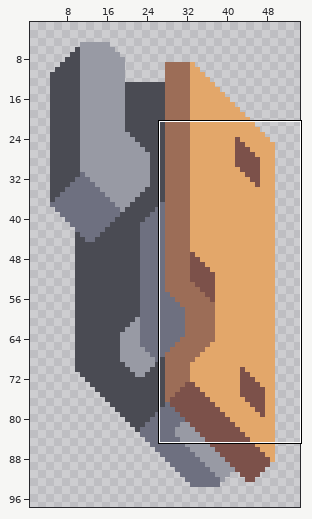
Sprite sheet: assets/sprites/blocks/turrets/clevicure/clevicure-mid-r.png. The picture above shows the old version from afar; the outline marks the close-up.
Close-up. First the earlier version:
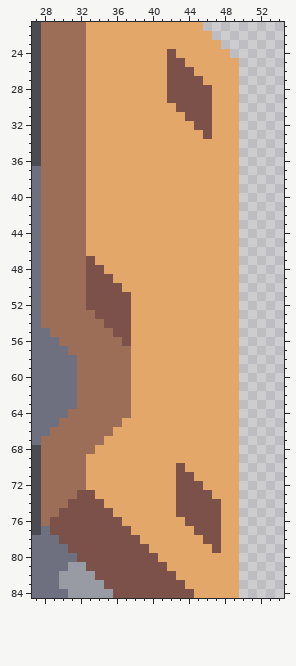
The file is 55x99 pixels. Shown: x 27..54, y 21..84. The wide view leaves out empty margins.
The result:
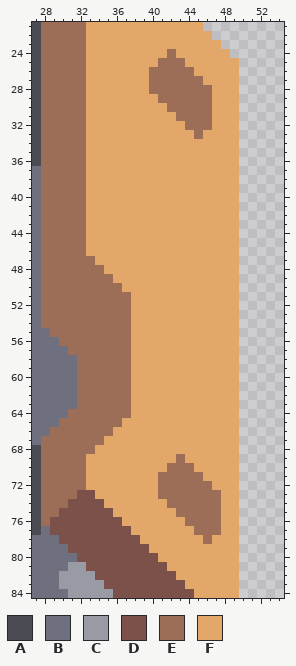
Palette (. is transparent): A #4a4b53  B #6e7080  C #989aa4  D #7c514a  E #9c6d57  F #e3a76a
From old to new:
Colour D becomes colour E in row 24 at x 42; in row 25 at x 42 to 43; in row 26 at x 42 to 44; in row 27 at x 42 to 45; in rows 28 to 29 at x 42 to 46; in row 30 at x 43 to 46.
Colour D becomes colour E in row 31 at x 44 to 46; in row 32 at x 45 to 46; in row 47 at x 33; in row 48 at x 33 to 34; in row 49 at x 33 to 35; in row 50 at x 33 to 36.
Colour D becomes colour E in rows 51 to 52 at x 33 to 37; in row 53 at x 34 to 37; in row 54 at x 35 to 37; in row 55 at x 36 to 37; in row 56 at x 37; in row 70 at x 43.
Colour D becomes colour E in row 71 at x 43 to 44; in row 72 at x 43 to 45; in row 73 at x 43 to 46; in rows 74 to 75 at x 43 to 47; in row 76 at x 44 to 47; in row 77 at x 45 to 47.
Colour D becomes colour E in row 78 at x 46.
Colour F becomes colour E in row 25 at x 41; in rows 26 to 28 at x 40 to 41; in row 29 at x 41; in row 30 at x 42; in row 31 at x 43; in row 32 at x 44.
Colour F becomes colour E in row 33 at x 45; in row 69 at x 43; in row 70 at x 42 and 44; in row 71 at x 41 to 42 and 45; in row 72 at x 41 to 42 and 46; in row 73 at x 41 to 42 and 47.
Colour F becomes colour E in row 74 at x 42.
Colour D becomes colour F in row 33 at x 46; in rows 78 to 79 at x 47.
